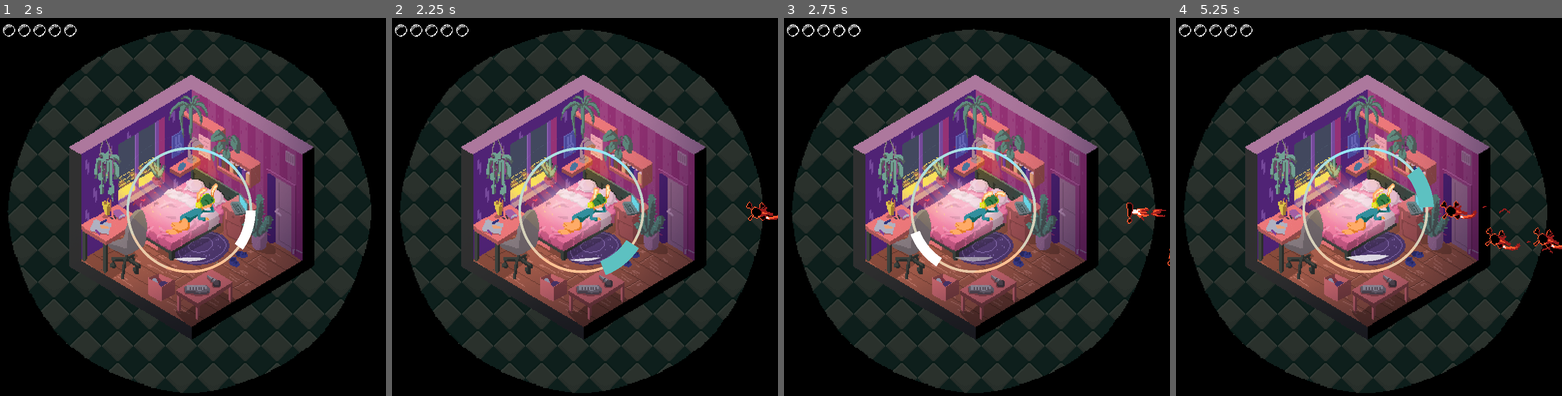
Above: before the commit, frames 1-4 (left to right).
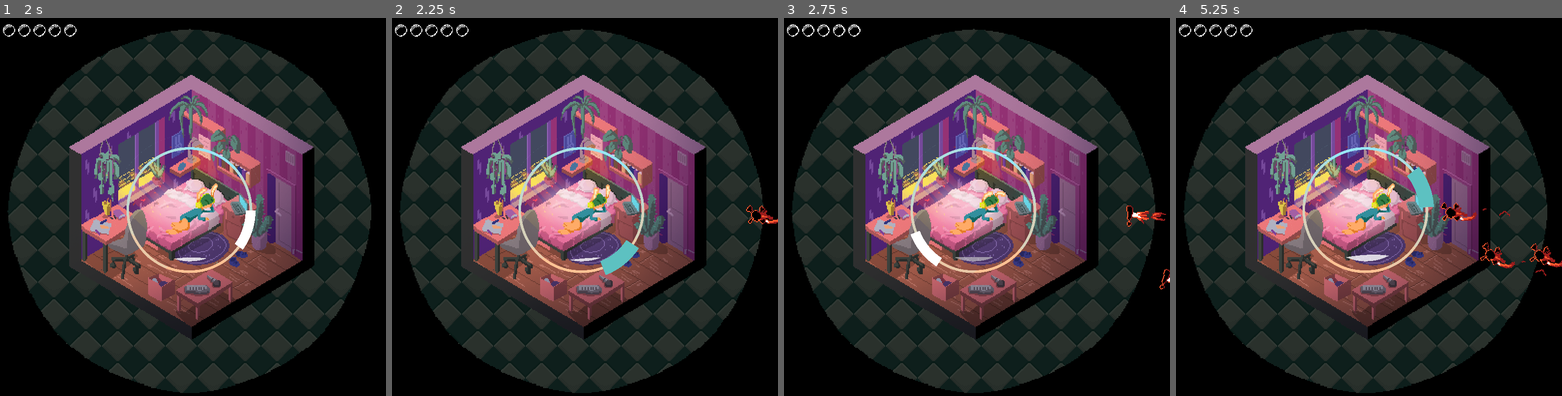
Above: after the commit, the same moments.

Repository: Zacharieg/socialBubble
Game: Godot game, scene res://scenes/game.tscn
Same seed, same stepped clock (60 frames per second), same inputs: the game is played once before the commit and once after it. Sound files missing from this copy of the repository are replaced by a short silence.
Inputs:
- Up to frame 1 (2 s): hold D (right) 0.53-1.28 s; tap Space (action) at 0.6, 1.35 s; tap Enter at 1.25 s; hold A (left) from 1.28 s (still down)
- Up to frame 2 (2.25 s): release A (left) at 2.03 s; hold D (right) from 2.03 s (still down); tap Space (action) at 2.1 s
- Up to frame 3 (2.75 s): keep holding D (right)
- Up to frame 4 (5.25 s): tap Space (action) every 0.75 s from 2.85 to 5.1 s; release D (right) at 3.53 s; hold A (left) from 3.53 s (still down)

Frame 1 is identical in both runs. In frame 2, 0.2% of the frame differs, in the area x 91-100%, y 48-55%; in frame 3, 0.3%; in frame 4, 1.0%, in the area x 68-100%, y 48-69%.

Commit message:
balancing

Diff:
--- a/scripts/ennemySpawner.gd
+++ b/scripts/ennemySpawner.gd
@@ -1,7 +1,7 @@
 extends Node2D
 class_name EnnemySpawner
 
-const DEFAULT_MAX_ANGLE = PI/8
+const DEFAULT_MAX_ANGLE = PI/4
 const DEFAULT_ENNEMY_SPEED = 20
 
 @export var character : Character
--- a/scripts/level.gd
+++ b/scripts/level.gd
@@ -29,13 +29,11 @@
 	current_day += 1
 	emit_signal("next_day", current_day)
 
-	if current_day%5 == 0 && game_bpm < 100:
+	if current_day%5 == 0 && game_bpm < 50:
 		game_bpm *= 2
-		ennemy_spawner.difficulty_angle_max = ennemy_spawner.DEFAULT_MAX_ANGLE
-		ennemy_spawner.ennemy_speed = ennemy_spawner.DEFAULT_ENNEMY_SPEED
-	else :
-		ennemy_spawner.difficulty_angle_max += PI/8
-		ennemy_spawner.ennemy_speed += 10
+
+	ennemy_spawner.difficulty_angle_max += PI/8
+	ennemy_spawner.ennemy_speed += 10
 
 	time_day_started = Time.get_ticks_msec()
 
